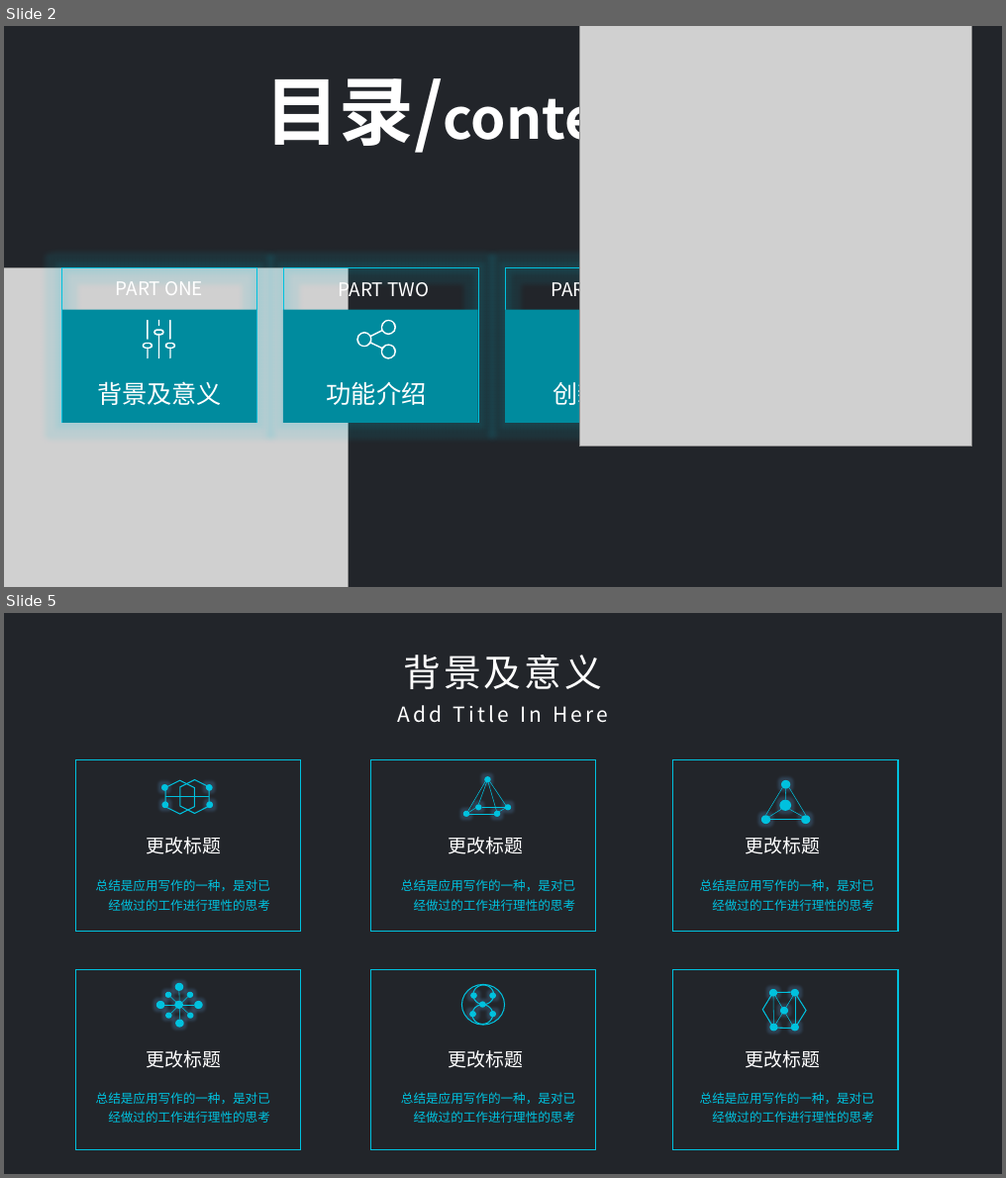
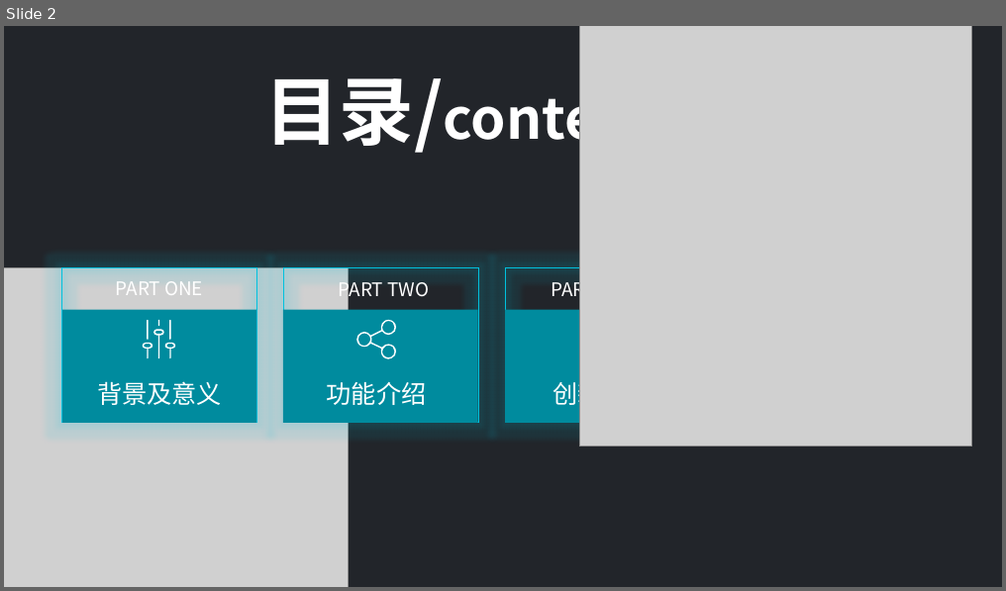
Before and after one commit to qiushibo/Pan, a slide deck: 蓝色齿轮.pptx. Shown one above the other, each under a label of ours: slides 2 and 5 before the commit, slide 2 after it; the slides between them are not shown. The pictures are 1006x1178 and 1006x591 pixels, drawn with LibreOffice and Linux fonts; fonts in the diff are those of the drawing; grey boxes stand for pictures. Boxes give left, top, right and bottom in pixels: in the first picture for what was removed or moved away, otherwise in the second. Text is boxed around its words. In the diff, an @@ line names an element or a change of style, - is before the commit and + after.

Commit message:
第二次更改

```diff
--- a/蓝色齿轮.pptx
+++ b/蓝色齿轮.pptx
@@ slide 5 removed at (4, 613, 1002, 1174), background #22252A @@
@@ text removed at (403, 655, 602, 689) @@
-背景及意义
@@ text removed at (397, 705, 608, 723) @@
-Add Title In Here
@@ group removed at (76, 761, 301, 932): 4 ellipses, 2 hexagons, 2 texts, 1 line, 1 rectangle @@
-更改标题
-总结是应用写作的一种，是对已经做过的工作进行理性的思考
@@ group removed at (371, 761, 596, 932): 8 lines, 5 ellipses, 2 texts, 1 rectangle @@
-更改标题
-总结是应用写作的一种，是对已经做过的工作进行理性的思考
@@ group removed at (672, 761, 898, 932): 6 lines, 4 ellipses, 2 texts, 1 rectangle @@
-更改标题
-总结是应用写作的一种，是对已经做过的工作进行理性的思考
@@ group removed at (76, 970, 301, 1151): 9 ellipses, 4 lines, 2 texts, 1 rectangle @@
-更改标题
-总结是应用写作的一种，是对已经做过的工作进行理性的思考
@@ group removed at (371, 970, 596, 1151): 8 ellipses, 2 texts, 1 rectangle @@
-更改标题
-总结是应用写作的一种，是对已经做过的工作进行理性的思考
@@ group removed at (672, 970, 898, 1151): 5 ellipses, 4 lines, 2 texts, 1 freeform shape, 1 rectangle @@
-更改标题
-总结是应用写作的一种，是对已经做过的工作进行理性的思考
```
Also in this commit, not shown: 3 slides changed, 1 slide added.
